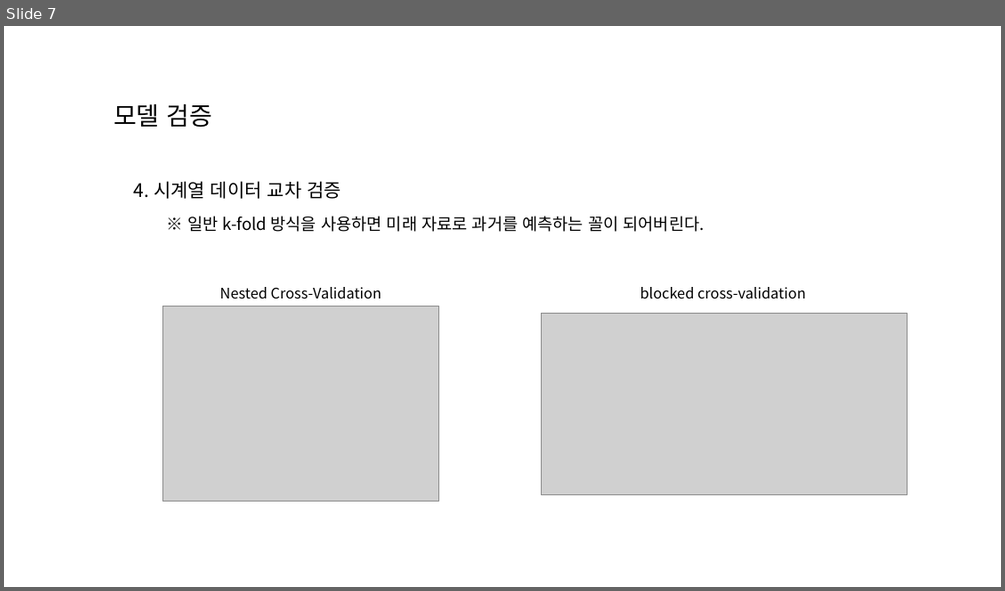
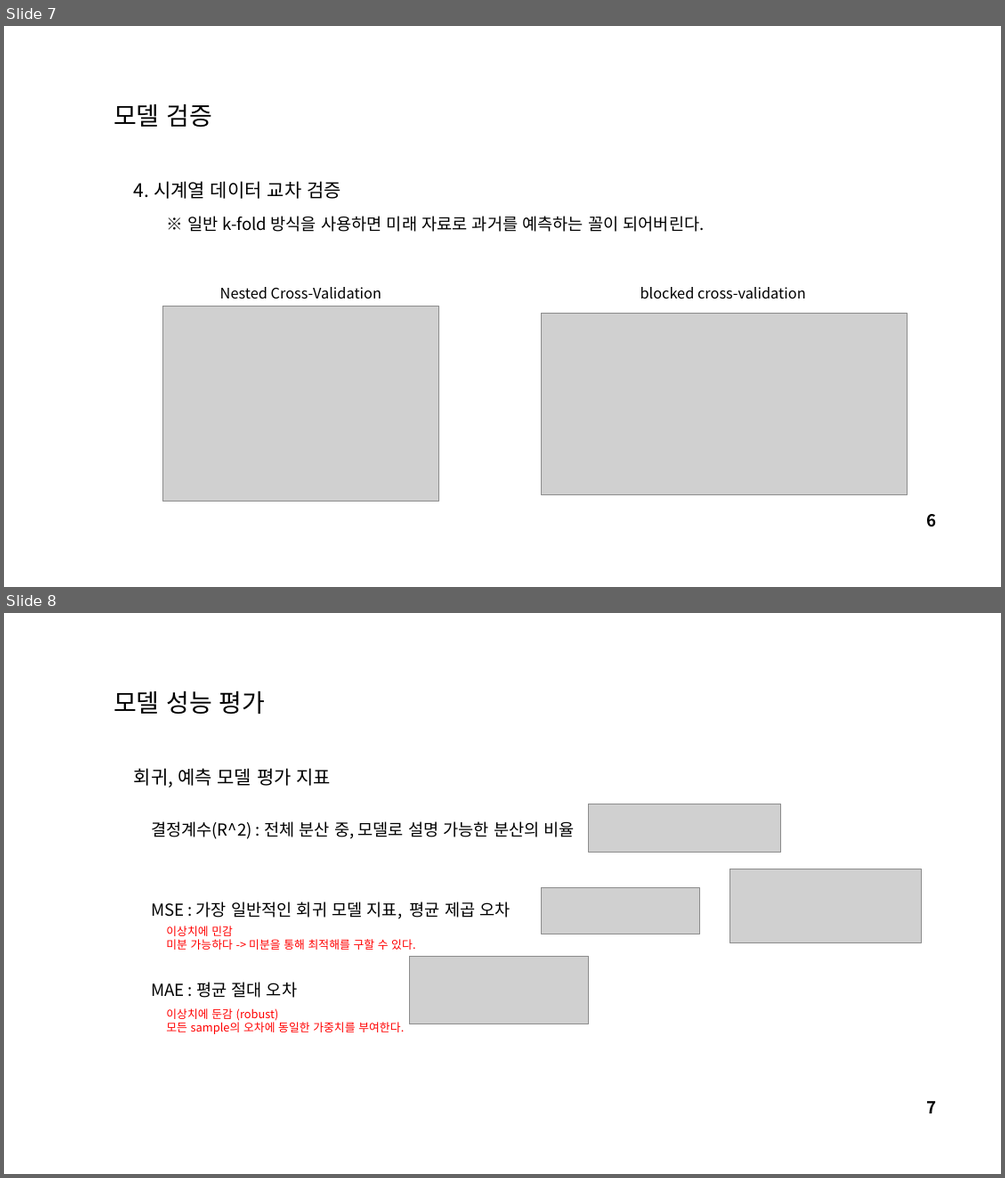
Before and after one commit to lsj7087/22.09-23.08_Baf_Management, a slide deck: 220924_session3/220924_세션3_모델평가_하이퍼파라미터튜닝.pptx. Shown one above the other, each under a label of ours: slide 7 before the commit, slides 7 and 8 after it. The pictures are 1005x591 and 1005x1178 pixels, drawn with LibreOffice and Linux fonts; fonts in the diff are those of the drawing; grey boxes stand for pictures; background and template pictures are left out. Boxes give left, top, right and bottom in pixels: in the first picture for what was removed or moved away, otherwise in the second. Text is boxed around its words. In the diff, an @@ line names an element or a change of style, - is before the commit and + after.

```diff
--- a/220924_session3/220924_세션3_모델평가_하이퍼파라미터튜닝.pptx
+++ b/220924_session3/220924_세션3_모델평가_하이퍼파라미터튜닝.pptx
@@ slide 8 added at [4, 613, 1001, 1174], background picture (left out) @@
@@ text added at [113, 690, 266, 714], 24 pt, text #000000 @@
+모델 성능 평가
@@ text added at [134, 768, 332, 787], 18 pt, text #000000 @@
+회귀, 예측 모델 평가 지표
@@ text added at [151, 821, 574, 997], 16 pt, text #000000 @@
+결정계수(R^2) : 전체 분산 중, 모델로 설명 가능한 분산의 비율
+MSE : 가장 일반적인 회귀 모델 지표, 평균 제곱 오차
+MAE : 평균 절대 오차
@@ picture added at [589, 803, 781, 852] @@
@@ picture added at [730, 869, 922, 943] @@
@@ picture added at [541, 887, 699, 933] @@
@@ text added at [166, 925, 416, 949], 11 pt, text #FF0000 @@
+이상치에 민감
+미분 가능하다 -> 미분을 통해 최적해를 구할 수 있다.
@@ picture added at [409, 956, 589, 1023] @@
@@ text added at [166, 1008, 404, 1034], 11 pt, text #FF0000 @@
+이상치에 둔감 (robust)
+모든 sample의 오차에 동일한 가중치를 부여한다.
@@ page number added at [926, 1101, 936, 1113], 16 pt, text #000000, bold @@
+7
@@ slide 7 changed as well @@
@@ page number added at [926, 514, 936, 527], 16 pt, text #000000, bold @@
+6
```
Also in this commit, not shown: 10 other slides changed, 1 other slide added, 1 other file.
